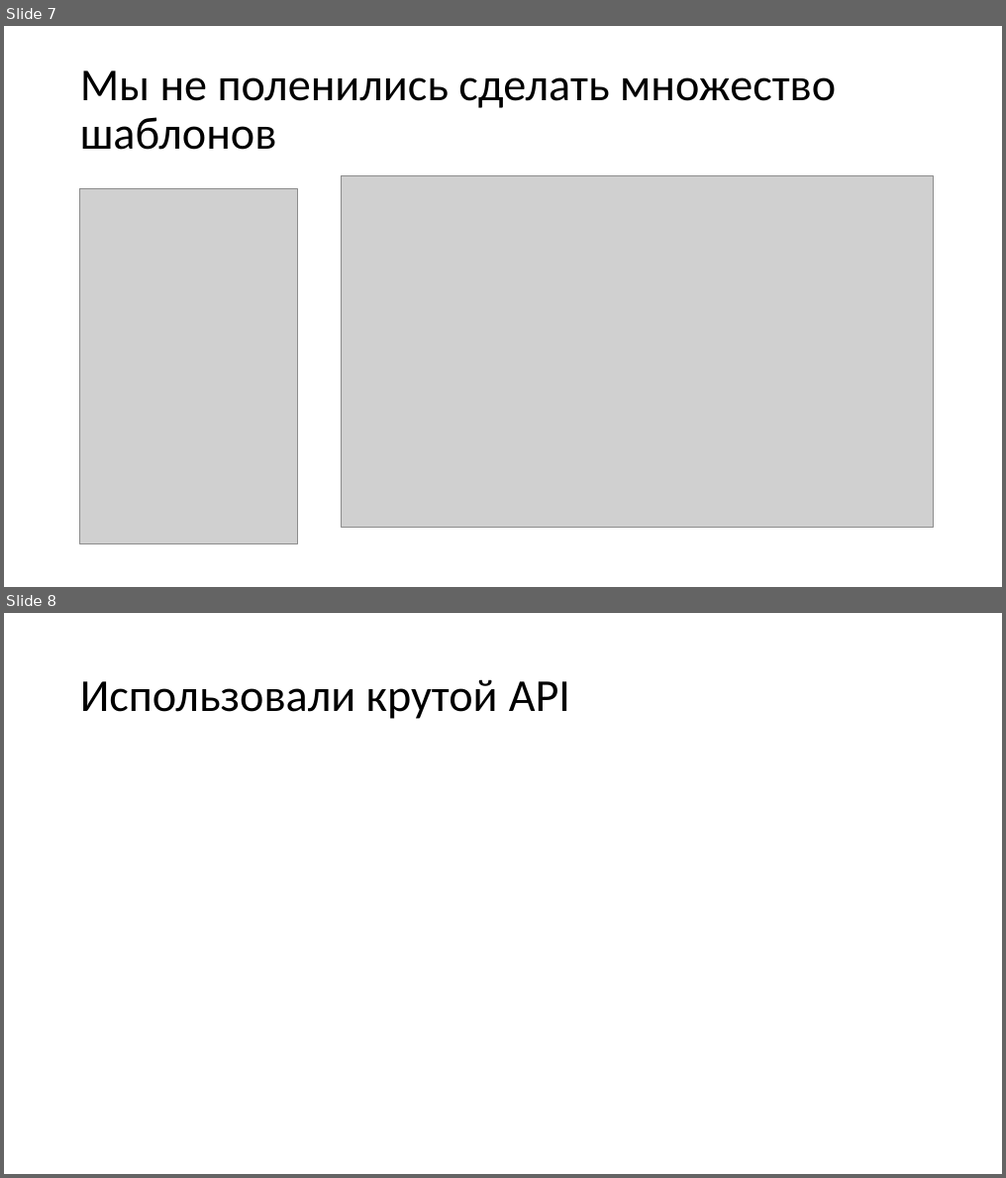
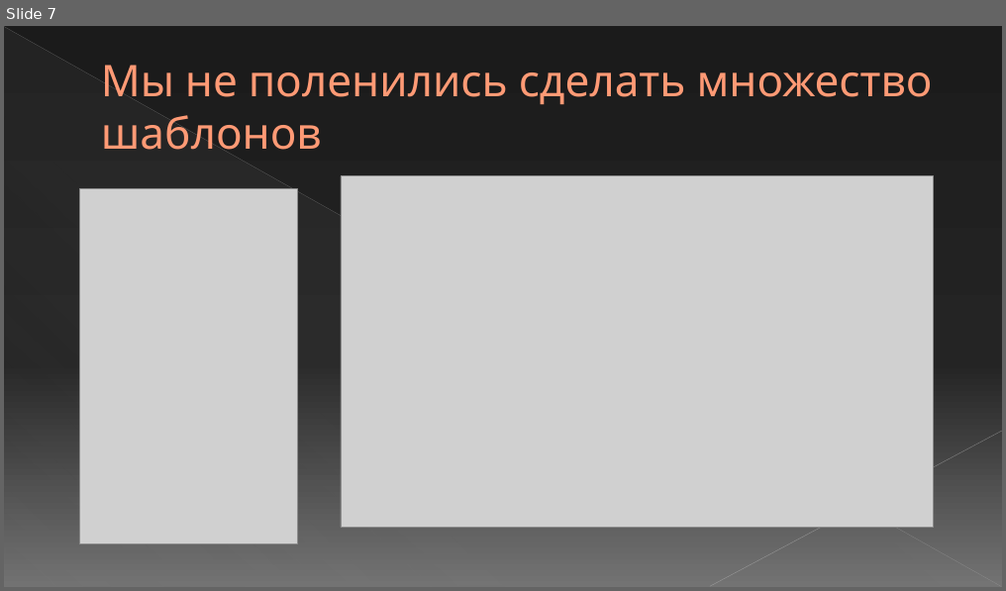
Before and after one commit to nikkitakotik64/ProSpot, a slide deck: presentation/ProSpot.pptx. Shown one above the other, each under a label of ours: slides 7 and 8 before the commit, slide 7 after it. The pictures are 1006x1178 and 1006x591 pixels, drawn with LibreOffice and Linux fonts; fonts in the diff are those of the drawing; grey boxes stand for pictures. Boxes give left, top, right and bottom in pixels: in the first picture for what was removed or moved away, otherwise in the second. Text is boxed around its words. In the diff, an @@ line names an element or a change of style, - is before the commit and + after.

```diff
--- a/presentation/ProSpot.pptx
+++ b/presentation/ProSpot.pptx
@@ slide 8 removed at (x1=4, y1=613, x2=1002, y2=1174), background #FFFFFF @@
@@ title removed at (x1=80, y1=679, x2=570, y2=719) @@
-Использовали крутой API
@@ slide 7 changed as well @@
@@ background #FFFFFF to gradient #1C1C1C to #252525 to #737373 @@
@@ line added from (4, 27) to (1001, 586), #B5B5B5 0.39 pt @@
@@ right triangle added at (x1=5, y1=28, x2=1001, y2=587), fill gradient #7F7F7F @@
@@ title "Мы не поленились сделать множество ..." moved from (x1=80, y1=71, x2=836, y2=150) to (x1=101, y1=65, x2=933, y2=150) @@
@@ title "Мы не поленились сделать множество ..." at (x1=101, y1=65, x2=933, y2=150): size 44 to 42 pt, font Calibri to League Spartan, text colour #000000 to #FF9A75, letter outline none to #B05307 0.5 pt; indent changed; line spacing 0.9 to 1 @@
@@ line added from (1002, 431) to (710, 586), #BEBEBE 0.47 pt @@
```
Also in this commit, not shown: 7 other slides changed, 14 other files.
